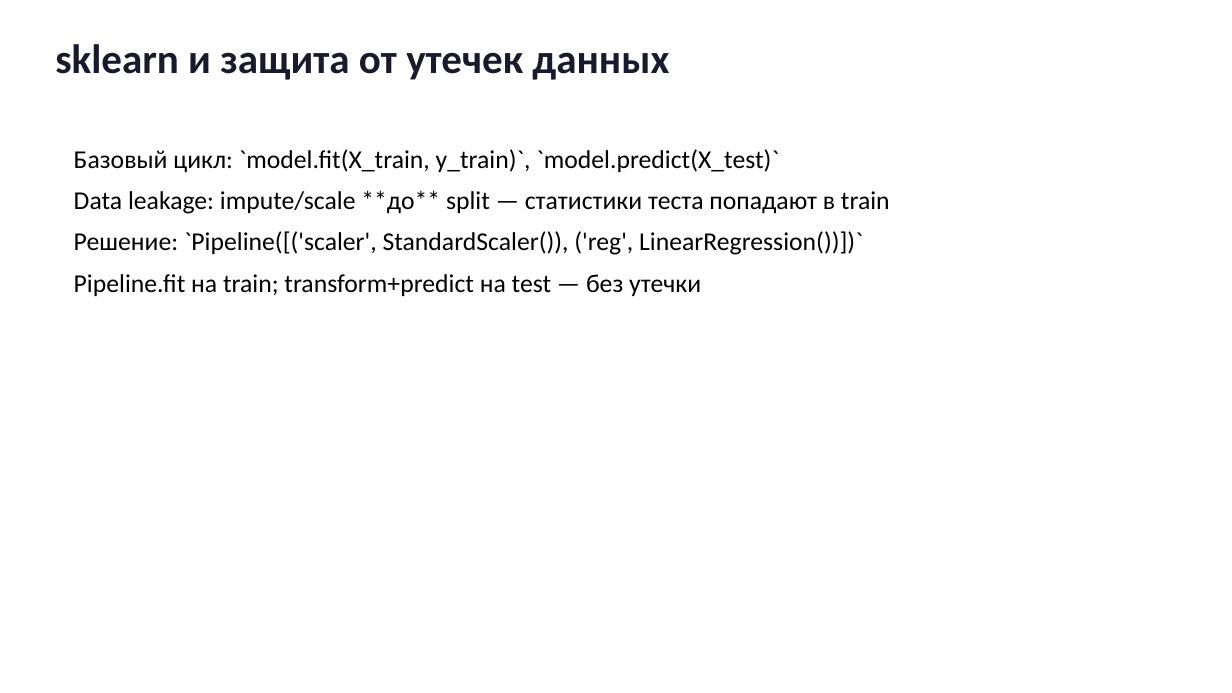
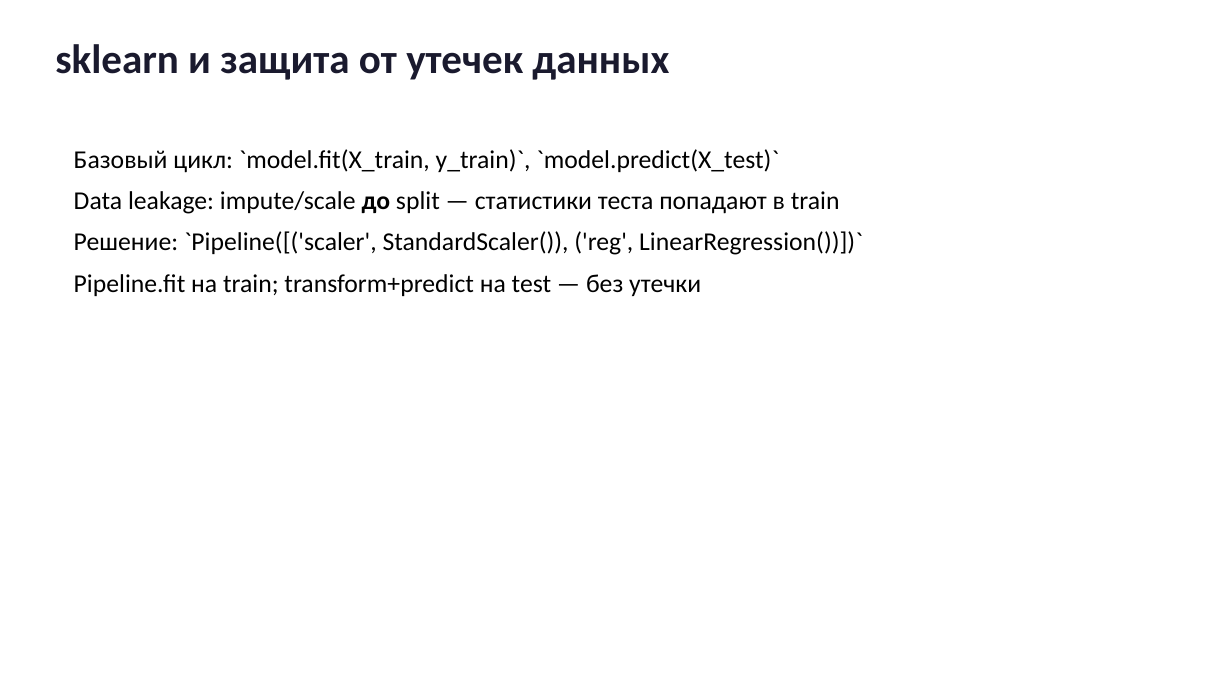
Before and after one commit to gurovic/ml-lessons, a slide deck: slide 15 of lessons/lineynaya_regressiya/presentation.pptx. Drawn at 1232x693 pixels with LibreOffice and Linux fonts; fonts in the diff are those of the drawing. Boxes give left, top, right and bottom in pixels: in the first picture for what was removed or moved away, otherwise in the second. Text is boxed around its words. In the diff, an @@ line names an element or a change of style, - is before the commit and + after.

```diff
--- a/lessons/lineynaya_regressiya/presentation.pptx
+++ b/lessons/lineynaya_regressiya/presentation.pptx
@@ text at (x1=74, y1=191, x2=840, y2=214): text changed @@
-Data leakage: impute/scale **до** split — статистики теста попадают в train
+Data leakage: impute/scale до split — статистики теста попадают в train
```
Also in this commit, not shown: 2 other slides changed, 4 other files.
